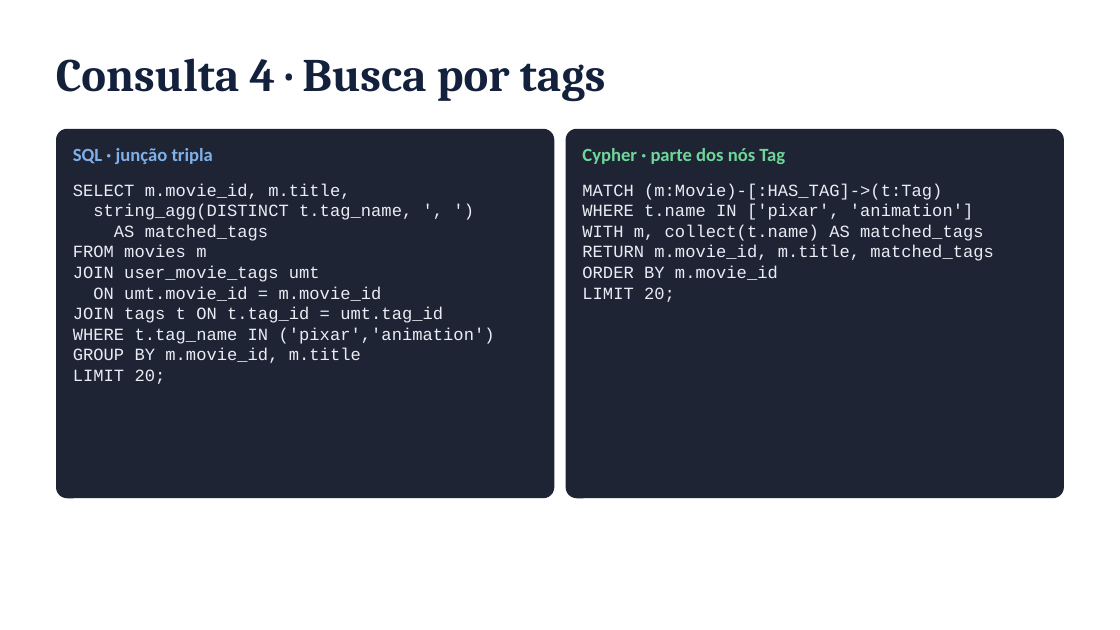
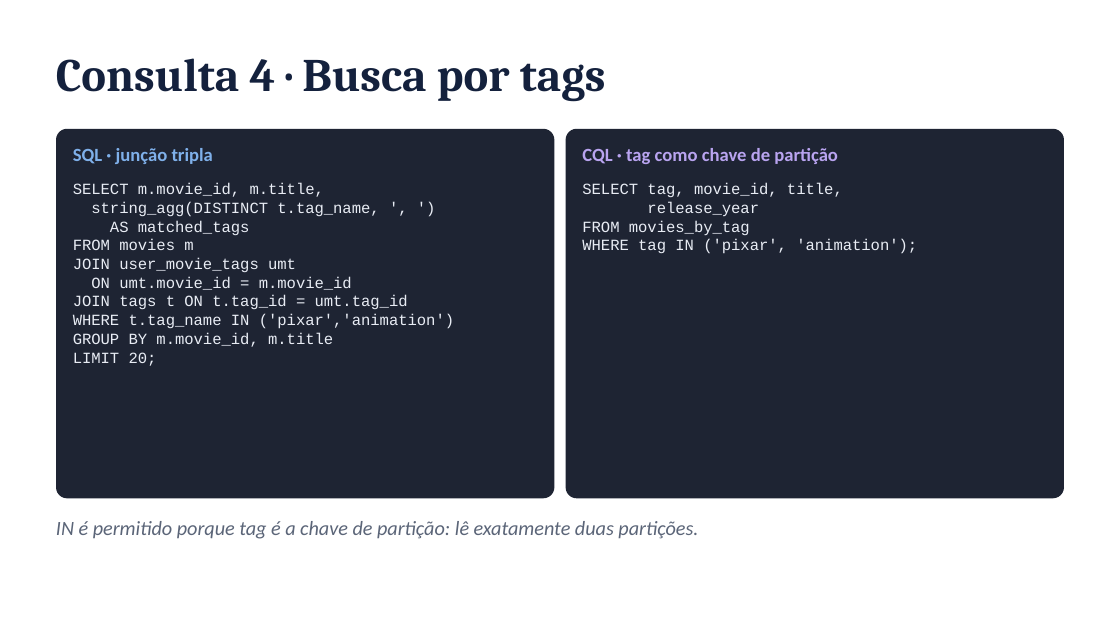
Before and after one commit to FineiasAntonio/BancoDeDados, a slide deck: slide 10 of docs/apresentacao.pptx. Drawn at 1120x630 pixels with LibreOffice and Linux fonts; fonts in the diff are those of the drawing. Boxes give left, top, right and bottom in pixels: in the first picture for what was removed or moved away, otherwise in the second. Text is boxed around its words. In the diff, an @@ line names an element or a change of style, - is before the commit and + after.

```diff
--- a/docs/apresentacao.pptx
+++ b/docs/apresentacao.pptx
@@ text at box(582, 148, 838, 164): text changed; text colour #6FD69A to #B9A4F0 @@
-Cypher · parte dos nós Tag
+CQL · tag como chave de partição
@@ text "SELECT m.movie_id, m.title," at box(73, 183, 454, 366): size 11 to 10 pt @@
@@ text at box(582, 183, 917, 254): text changed; size 11 to 10 pt @@
-MATCH (m:Movie)-[:HAS_TAG]->(t:Tag)
-WHERE t.name IN ['pixar', 'animation']
-WITH m, collect(t.name) AS matched_tags
-RETURN m.movie_id, m.title, matched_tags
-ORDER BY m.movie_id
-LIMIT 20;
+SELECT tag, movie_id, title,
+release_year
+FROM movies_by_tag
+WHERE tag IN ('pixar', 'animation');
@@ text added at box(56, 521, 698, 539), 13 pt, text #5B6578, italic @@
+IN é permitido porque tag é a chave de partição: lê exatamente duas partições.
```
Also in this commit, not shown: 10 other slides changed, 3 slides added, 4 slides removed, 3 other files.
